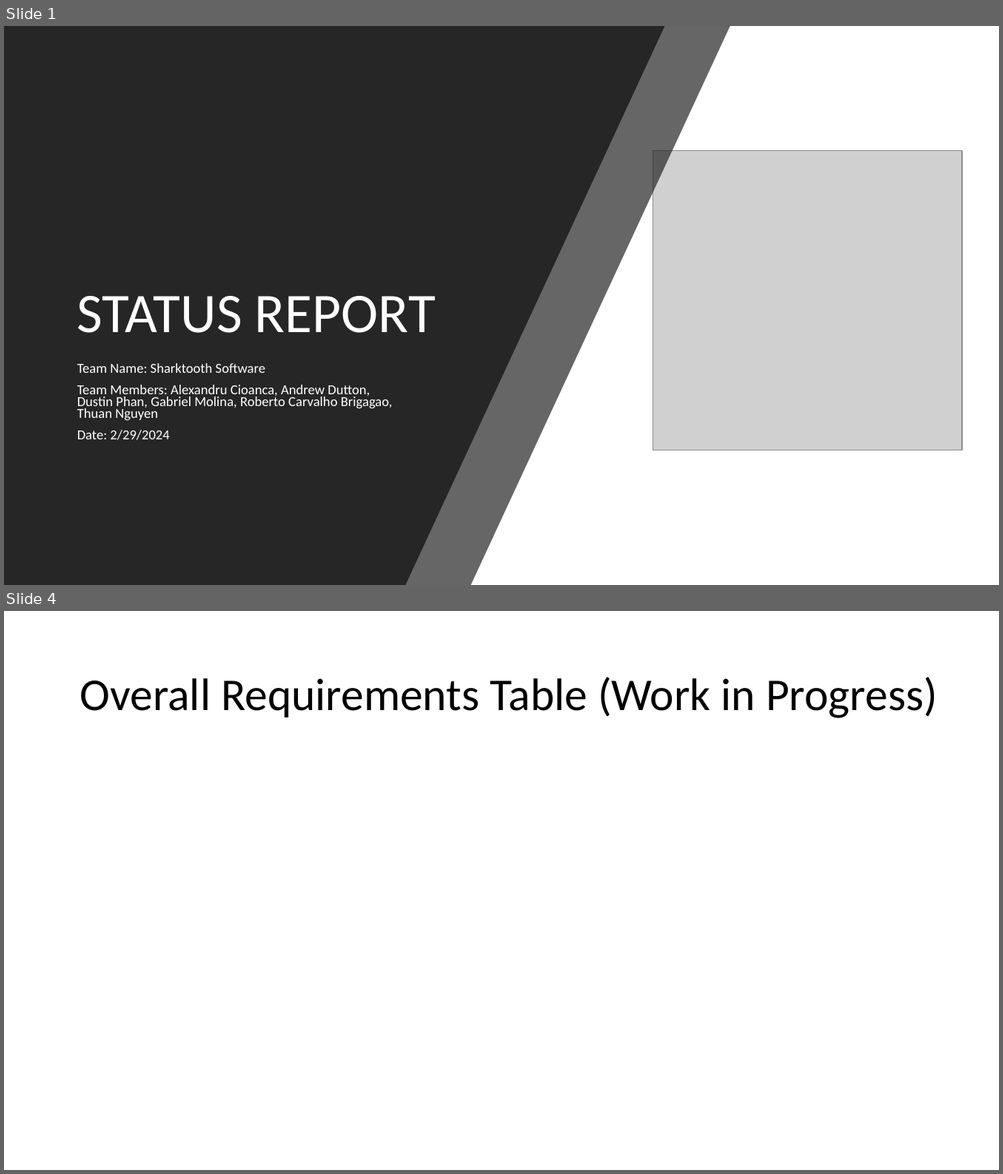
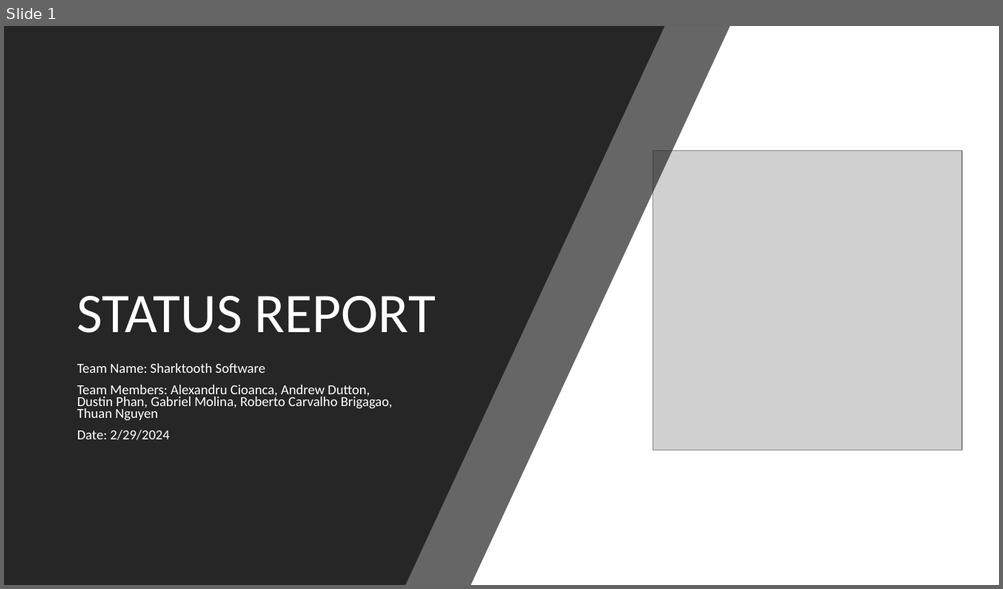
Before and after one commit to DustinPhan/491_SharkToothSoftware, a slide deck: Archive/Status Reports/SharkToothSoftware Status Report 03-07-2024.pptx. Shown one above the other, each under a label of ours: slides 1 and 4 before the commit, slide 1 after it; the slides between them are not shown. The pictures are 1003x1174 and 1003x589 pixels, drawn with LibreOffice and Linux fonts; fonts in the diff are those of the drawing; grey boxes stand for pictures. Boxes give left, top, right and bottom in pixels: in the first picture for what was removed or moved away, otherwise in the second. Text is boxed around its words. In the diff, an @@ line names an element or a change of style, - is before the commit and + after.

```diff
--- a/Archive/Status Reports/SharkToothSoftware Status Report 03-07-2024.pptx
+++ b/Archive/Status Reports/SharkToothSoftware Status Report 03-07-2024.pptx
@@ slide 4 removed at bbox=[4, 611, 999, 1170], background #FFFFFF @@
@@ title removed at bbox=[79, 677, 937, 718] @@
-Overall Requirements Table (Work in Progress)
```
Also in this commit, not shown: 4 slides changed, 2 slides added, 16 other files.
